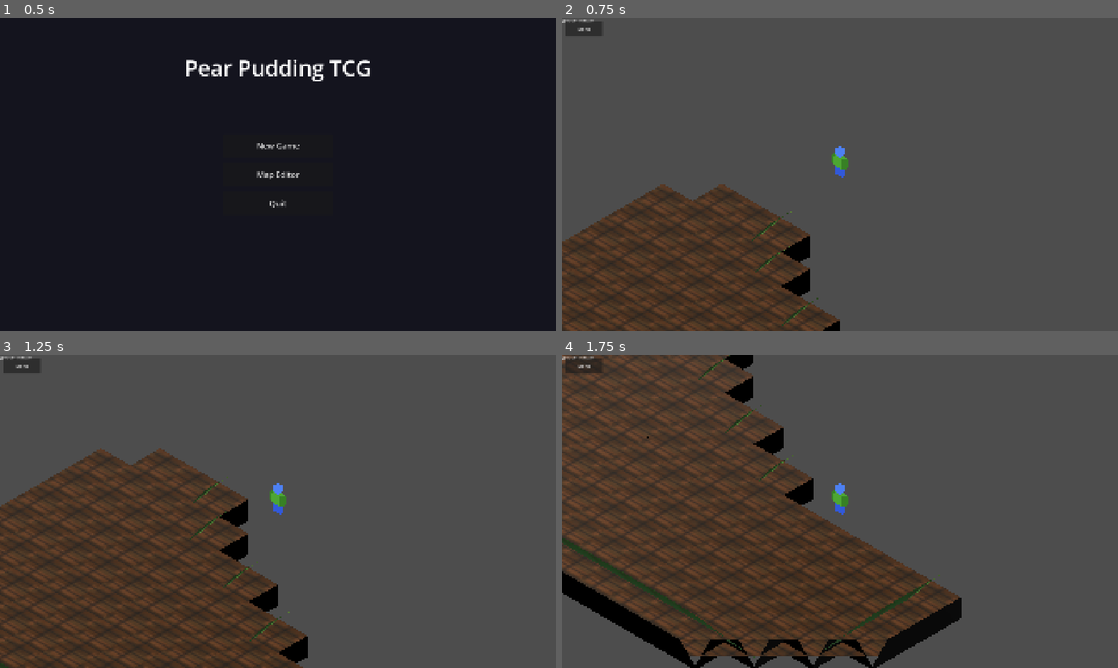
Above: before the commit, frames 1-4 (two rows, left to right).
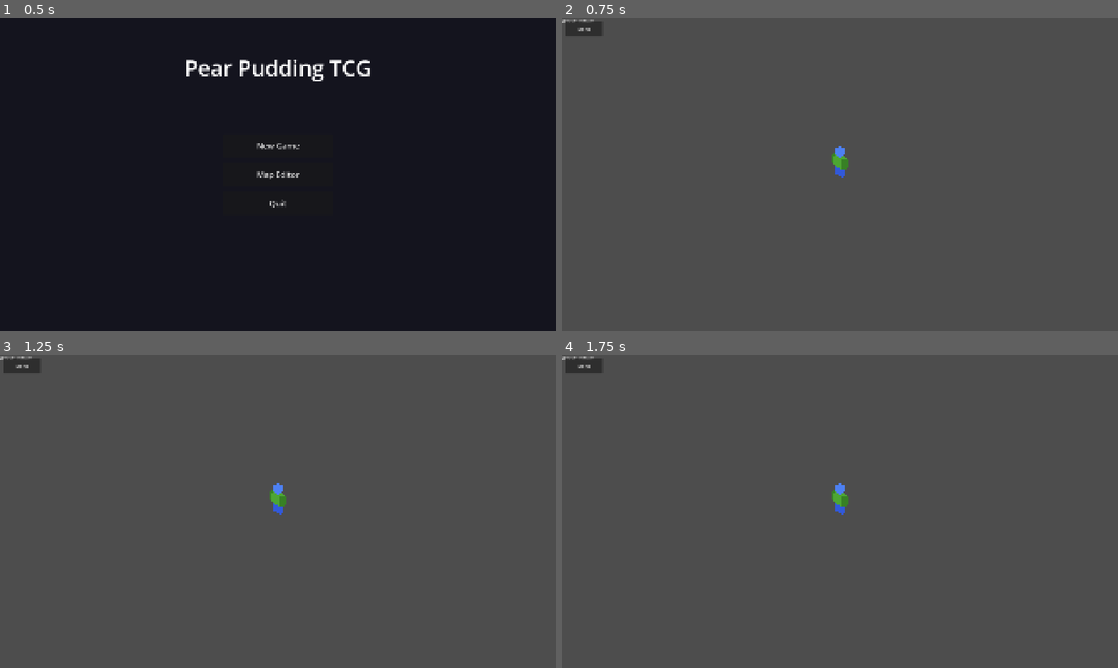
Above: after the commit, the same moments.

Repository: ChrisPauly97/pear-pudding-godot
Game: Godot game, scene res://scenes/ui/MenuScene.tscn
Two runs of this game, one before a commit and one after it. Both use one fixed random seed, a clock stepped at 60 frames per second and the inputs below.
Inputs (mouse positions are in pixels of both pictures, inside the frame that each line leads up to):
- Up to frame 1 (0.5 s): no input
- Up to frame 2 (0.75 s): click "New Game" at 0.5 s
- Up to frame 3 (1.25 s): no input
- Up to frame 4 (1.75 s): tap Enter at 1.25 s; move the mouse to (962, 495) at 1.27 s; hold D (move_right) from 1.28 s (still down); hold E (interact) from 1.28 s (still down); click (962, 495) at 1.42 s; tap Space (jump) at 1.52 s

Frame 1 is identical in both runs. In frame 2, 18% of the frame differs, in the area x 0-50%, y 53-100%; in frame 3, 30%; in frame 4, 46%, in the area x 0-72%, y 0-100%.
Error after the commit: Parse Error: Identifier "CHUNK_SIZE" not declared in the current scope. (res://scenes/world/ChunkRenderer.gd:156)

Commit message:
Fix player falling through floor: replace HeightMapShape3D with BoxShape3D
HeightMapShape3D with scaled StaticBody3D proved unreliable — the player
fell through on spawn and the camera dropped below the terrain, making the
ground invisible (terrain mesh only renders front-faces; walls remained
visible because BoxMesh has faces on all sides).

Replace the heightmap-based floor collision in both ChunkRenderer (infinite
world) and WorldScene (named maps) with a simple flat BoxShape3D at y=-0.05,
matching the CLAUDE.md recommendation. Hills remain visual-only for now;
the flat box guarantees the player lands at y=0 regardless of Godot version.

https://claude.ai/code/session_01DSZw7kx47f23bQ3qnnbhxG

Diff:
--- a/scenes/world/ChunkRenderer.gd
+++ b/scenes/world/ChunkRenderer.gd
@@ -150,24 +150,18 @@
 	mi.material_override = _terrain_mat
 	add_child(mi)
 
-func _build_terrain_collision(hfield: PackedFloat32Array, nvx: int, nvz: int, step: float) -> void:
-	var col_shape := HeightMapShape3D.new()
-	col_shape.map_width = nvx
-	col_shape.map_depth = nvz
-	col_shape.map_data  = hfield
-
-	var col_node := CollisionShape3D.new()
-	col_node.shape = col_shape
-
+func _build_terrain_collision(_hfield: PackedFloat32Array, _nvx: int, _nvz: int, _step: float) -> void:
+	# Use a simple flat BoxShape3D floor — reliable across all Godot 4 builds.
+	# Hills are visual only for now; the flat floor at y=0 stops the player falling.
+	var chunk_world: float = CHUNK_SIZE * IsoConst.TILE_SIZE
+	var box := BoxShape3D.new()
+	box.size = Vector3(chunk_world, 0.1, chunk_world)
+	var col := CollisionShape3D.new()
+	col.shape = box
 	var body := StaticBody3D.new()
 	body.name = "TerrainCollision"
-	body.scale = Vector3(step, 1.0, step)
-	body.position = Vector3(
-		float(nvx - 1) * step * 0.5,
-		0.0,
-		float(nvz - 1) * step * 0.5
-	)
-	body.add_child(col_node)
+	body.position = Vector3(chunk_world * 0.5, -0.05, chunk_world * 0.5)
+	body.add_child(col)
 	add_child(body)
 
 # ── Walls ──────────────────────────────────────────────────────────────────
--- a/scenes/world/WorldScene.gd
+++ b/scenes/world/WorldScene.gd
@@ -333,24 +333,18 @@
 	mat.set_shader_parameter("uv_scale", 0.5)
 	return mat
 
-func _build_terrain_collision(hfield: PackedFloat32Array, nvx: int, nvz: int, step: float) -> void:
-	var col_shape := HeightMapShape3D.new()
-	col_shape.map_width = nvx
-	col_shape.map_depth = nvz
-	col_shape.map_data  = hfield
-
-	var col_node := CollisionShape3D.new()
-	col_node.shape = col_shape
-
+func _build_terrain_collision(_hfield: PackedFloat32Array, _nvx: int, _nvz: int, _step: float) -> void:
+	# Use a simple flat BoxShape3D floor — reliable across all Godot 4 builds.
+	var map_world_x: float = WorldMap.MAP_WIDTH  * IsoConst.TILE_SIZE
+	var map_world_z: float = WorldMap.MAP_HEIGHT * IsoConst.TILE_SIZE
+	var box := BoxShape3D.new()
+	box.size = Vector3(map_world_x, 0.1, map_world_z)
+	var col := CollisionShape3D.new()
+	col.shape = box
 	var body := StaticBody3D.new()
 	body.name = "TerrainCollision"
-	body.scale = Vector3(step, 1.0, step)
-	body.position = Vector3(
-		float(nvx - 1) * step * 0.5,
-		0.0,
-		float(nvz - 1) * step * 0.5
-	)
-	body.add_child(col_node)
+	body.position = Vector3(map_world_x * 0.5, -0.05, map_world_z * 0.5)
+	body.add_child(col)
 	add_child(body)
 
 func _build_walls() -> void:
